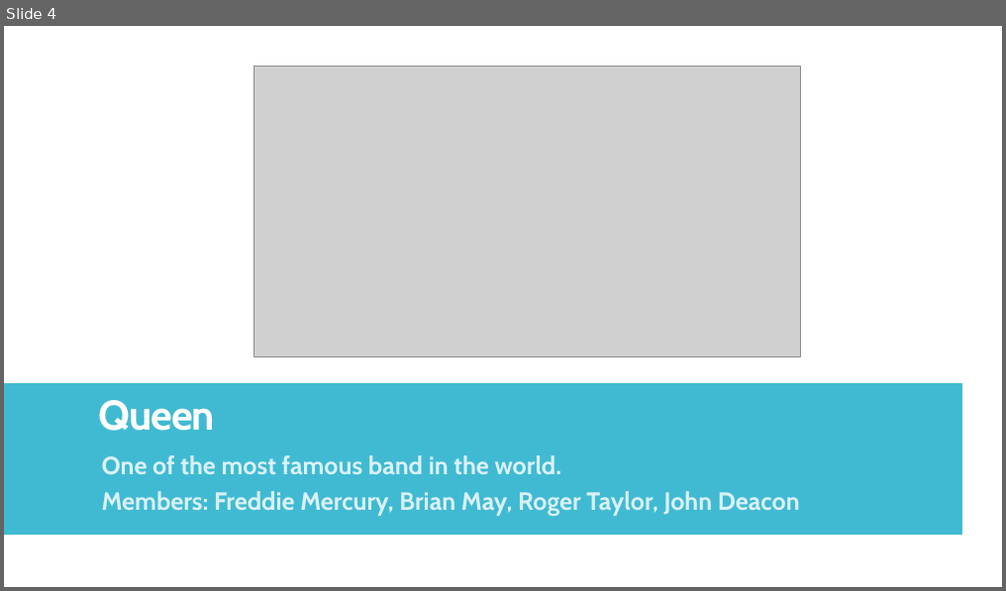
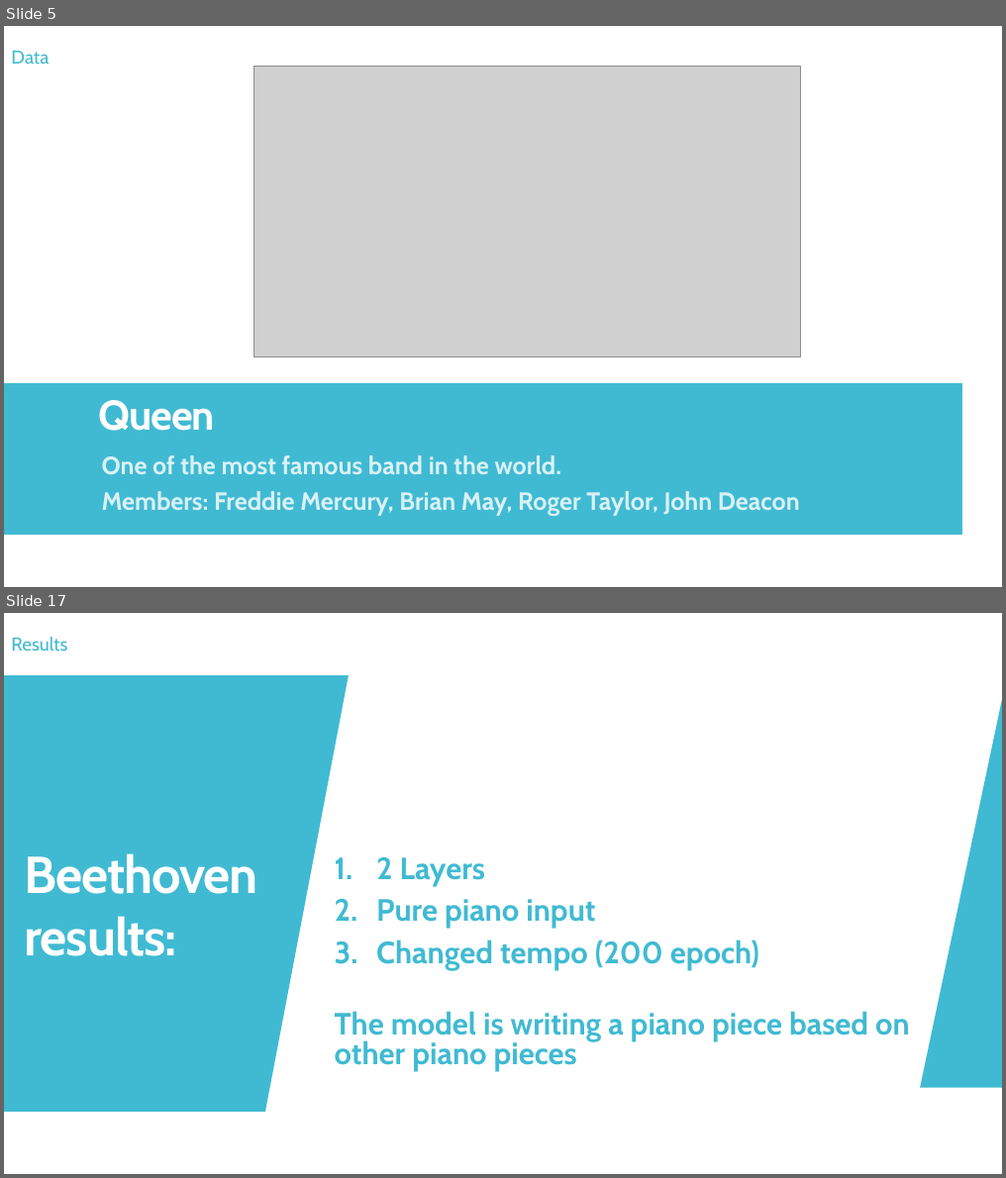
Before and after one commit to mawuliadjei/neuralnetmusicprediction, a slide deck: Generating music with LSTM.pptx. Shown one above the other, each under a label of ours: slide 4 before the commit, slides 5 and 17 after it; the slides between them are not shown. The pictures are 1006x591 and 1006x1178 pixels, drawn with LibreOffice and Linux fonts; fonts in the diff are those of the drawing; grey boxes stand for pictures. Boxes give left, top, right and bottom in pixels: in the first picture for what was removed or moved away, otherwise in the second. Text is boxed around its words. In the diff, an @@ line names an element or a change of style, - is before the commit and + after.

```diff
--- a/Generating music with LSTM.pptx
+++ b/Generating music with LSTM.pptx
@@ slide 17 added at box(4, 613, 1002, 1174), background #FFFFFF; not listed: 2 template elements that a slide beside it also shows @@
@@ rectangle added at box(4, 613, 1002, 1174), fill #FFFFFF @@
@@ text added at box(11, 637, 67, 651), 18 pt, text #40BAD2 @@
+Results
@@ freeform shape added at box(4, 675, 349, 1112), fill #40BAD2 @@
@@ freeform shape added at box(921, 700, 1002, 1088), fill #40BAD2 @@
@@ text added at box(25, 854, 258, 957), 50 pt, text #FFFFFF, bold @@
+Beethoven
+results:
@@ subtitle added at box(335, 858, 910, 1071), 29.6 pt, text #40BAD2, bold @@
+1. 2 Layers
+2. Pure piano input
+3. Changed tempo (200 epoch)
+The model is writing a piano piece based on other piano pieces
@@ what was slide 4 is now slide 5 @@
@@ slide 5 changed as well @@
@@ text added at box(11, 50, 49, 64), 18 pt, text #40BAD2 @@
+Data
```
Also in this commit, not shown: 4 other slides changed, 20 other slides added, 8 slides removed.
